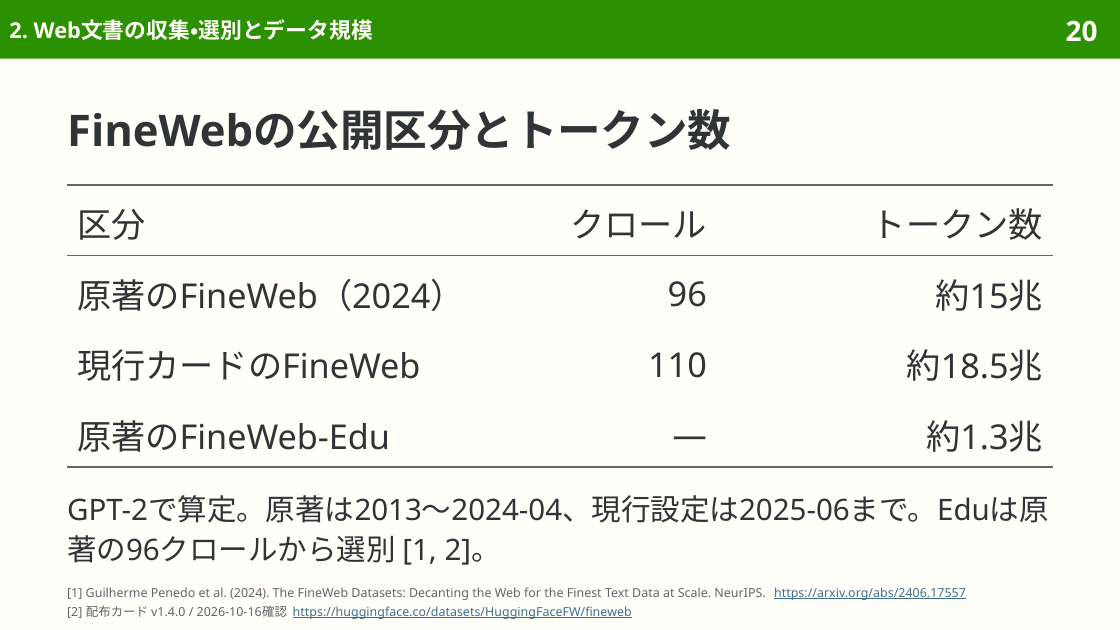
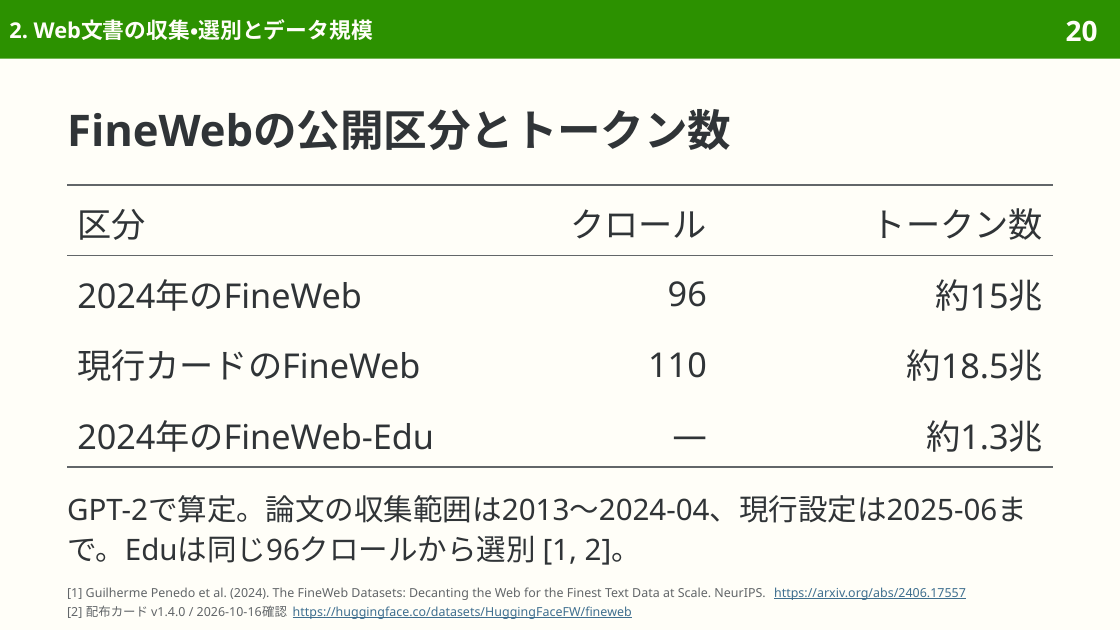
Before and after one commit to sasakiy84/datasets-in-10-minutes, a slide deck: slide 20 of slides/datasets-in-10-minutes-fineweb.pptx. Drawn at 1120x630 pixels with LibreOffice and Linux fonts; fonts in the diff are those of the drawing. Boxes give left, top, right and bottom in pixels: in the first picture for what was removed or moved away, otherwise in the second. Text is boxed around its words. In the diff, an @@ line names an element or a change of style, - is before the commit and + after.

Commit message:
slides(fineweb): refine Japanese wording and pair translations

```diff
--- a/slides/datasets-in-10-minutes-fineweb.pptx
+++ b/slides/datasets-in-10-minutes-fineweb.pptx
@@ table at box(67, 185, 1053, 467) @@
-row 2, column 1: 原著のFineWeb（2024）
+row 2, column 1: 2024年のFineWeb
-row 4, column 1: 原著のFineWeb-Edu
+row 4, column 1: 2024年のFineWeb-Edu
@@ text at box(67, 495, 1027, 565): text changed @@
-GPT-2で算定。原著は2013〜2024-04、現行設定は2025-06まで。Eduは原著の96クロールから選別 [1, 2]。
+GPT-2で算定。論文の収集範囲は2013〜2024-04、現行設定は2025-06まで。Eduは同じ96クロールから選別 [1, 2]。
```
Also in this commit, not shown: 22 other slides changed, 3 other files.
